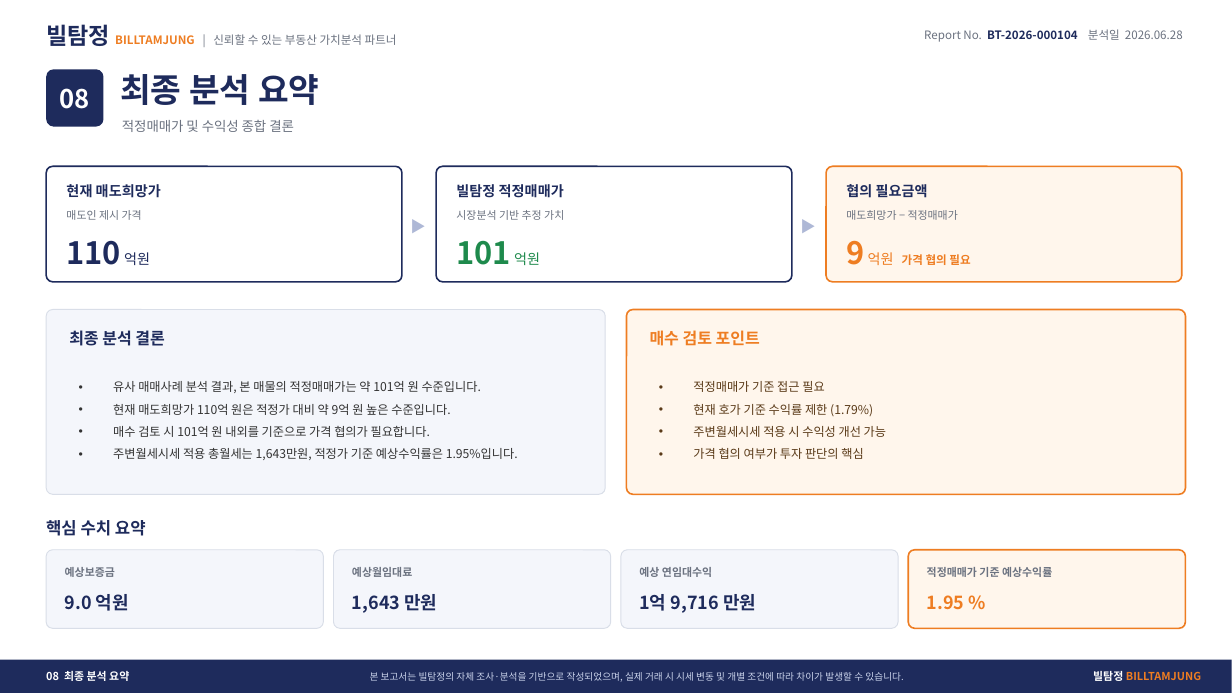
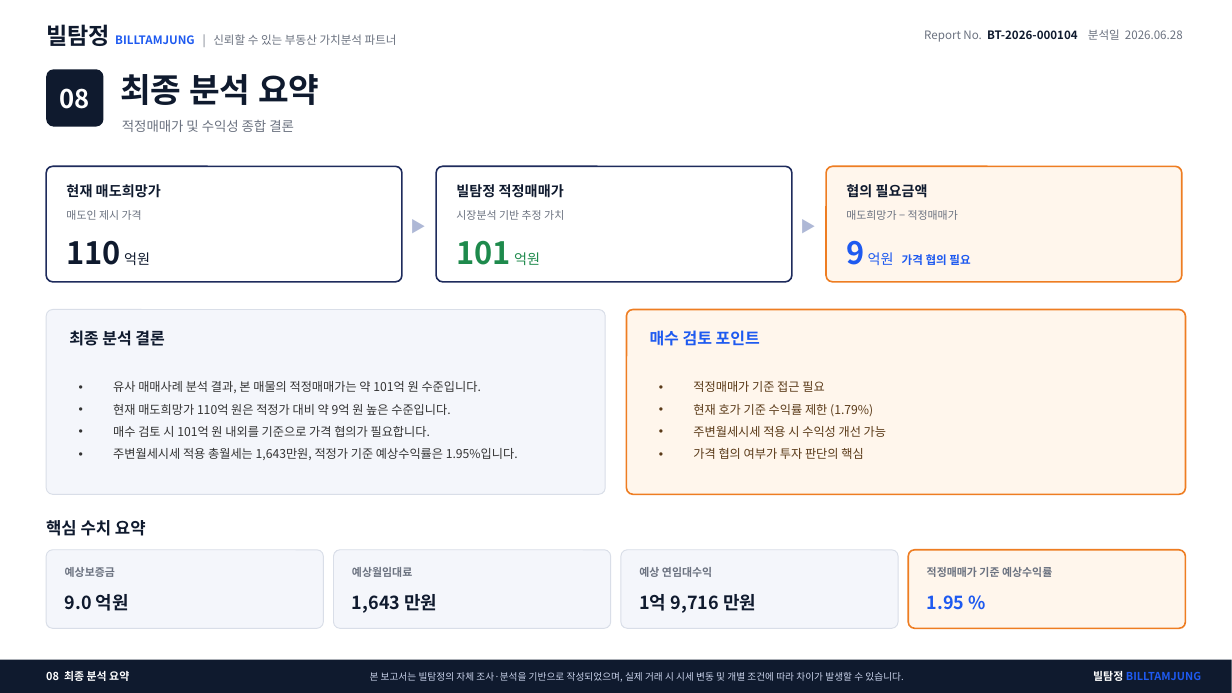
Before and after one commit to lsu7202/billtamjung, a slide deck: slide 8 of specs/03-features/R_example.pptx. Drawn at 1232x693 pixels with LibreOffice and Linux fonts; fonts in the diff are those of the drawing. Boxes give left, top, right and bottom in pixels: in the first picture for what was removed or moved away, otherwise in the second. Text is boxed around its words. In the diff, an @@ line names an element or a change of style, - is before the commit and + after.

```diff
--- a/specs/03-features/R_example.pptx
+++ b/specs/03-features/R_example.pptx
@@ text "빌탐정 BILLTAMJUNG | 신뢰할 수 ..." at [46,24,397,46]: text colour #1E2B5C to #0F1A2E in "빌탐정"; text colour #EE7D22 to #1E5AF0 in "BILLTAMJUNG" @@
@@ text "Report No. BT-2026-000104 분석일 2026.06.28" at [924,29,1183,42]: text colour #1E2B5C to #0F1A2E in "BT-2026-000104" @@
@@ rounded rectangle at [46,69,104,127]: fill #1E2B5C to #0F1A2E @@
@@ text colour #1E2B5C to #0F1A2E in 10 elements at [120,74,319,105], [66,184,161,198], [66,240,150,265], [456,184,564,198], [846,184,928,198], [69,330,164,346], [46,520,146,536], [65,594,129,611], [352,594,437,613], [639,594,756,613] @@
@@ text colour #EE7D22 to #1E5AF0 in 3 elements at [846,240,970,265], [650,330,760,346], [927,595,965,610] @@
@@ rectangle at [0,660,1232,693]: fill #1E2B5C to #0F1A2E @@
@@ text "빌탐정 BILLTAMJUNG" at [1093,671,1201,681]: text colour #EE7D22 to #1E5AF0 in "BILLTAMJUNG" @@
```
Also in this commit, not shown: 7 other slides changed, 39 other files.
